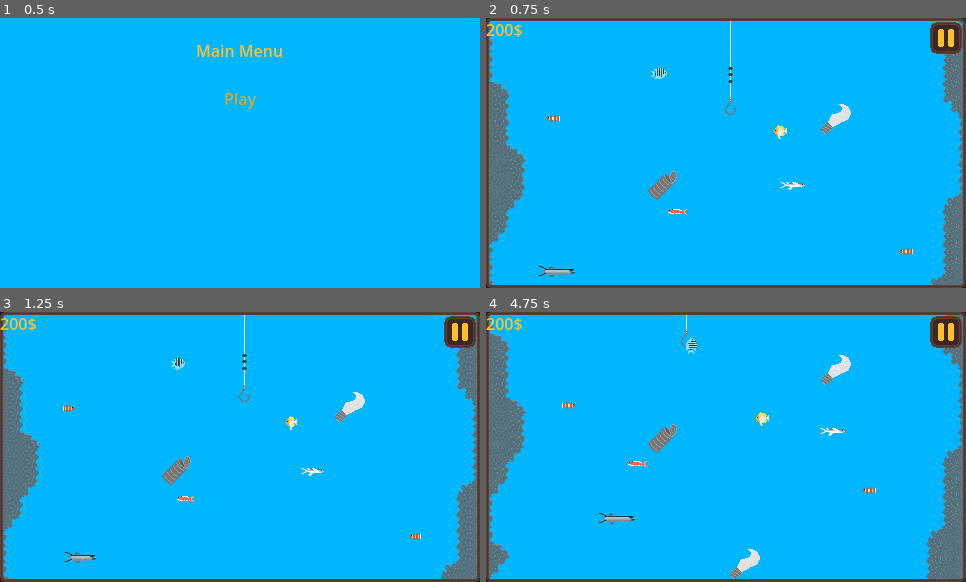
Above: before the commit, frames 1-4 (two rows, left to right).
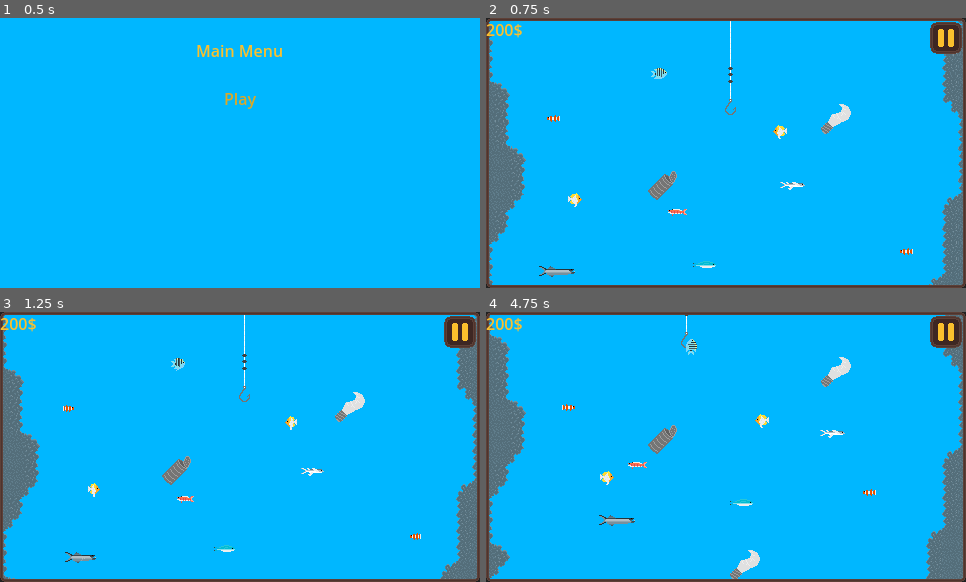
Above: after the commit, the same moments.

Repository: RaddiZeCat/HookLineAndSinkerGodot
Game: Godot game, scene res://Maps/main_menu.tscn
The game is run twice, just before and just after one commit, with the same random seed, the same clock (stepped at 60 frames per second) and the same inputs.
Inputs (mouse positions are in pixels of both pictures, inside the frame that each line leads up to):
- Up to frame 1 (0.5 s): no input
- Up to frame 2 (0.75 s): click "Play" at 0.5 s
- Up to frame 3 (1.25 s): no input
- Up to frame 4 (4.75 s): move the mouse to (702, 501) at 1.27 s; press the mouse at (702, 501) at 1.28 s; hold W (move_up) 1.28-2.78 s; move the mouse to (870, 487) at 2.02 s; release the mouse at (870, 487) at 2.03 s; click (870, 487) at 2.1 s; move the mouse to (582, 406) at 2.77 s; press the mouse at (582, 406) at 2.78 s; hold A (move_left) 2.78-4.28 s; move the mouse to (750, 447) at 3.52 s; release the mouse at (750, 447) at 3.53 s; click (750, 447) at 3.6 s; move the mouse to (654, 379) at 4.27 s; press the mouse at (654, 379) at 4.28 s; hold S (move_down) from 4.28 s (still down)

Frame 1 is identical in both runs. In frame 2, 0.2% of the frame differs, in the area x 17-48%, y 64-93%; in frame 3, 0.1%; in frame 4, 1.9%, in the area x 0-100%, y 1-99%.

Commit message:
more fish

Diff:
--- a/Maps/ocean_scene.tscn
+++ b/Maps/ocean_scene.tscn
@@ -34,6 +34,8 @@
 [ext_resource type="PackedScene" uid="uid://bnyy22nas5adi" path="res://Prefabs/yellowfin.tscn" id="30_jxxx1"]
 [ext_resource type="PackedScene" uid="uid://bjdq1dk4vy0k" path="res://Prefabs/marlin.tscn" id="31_ec43r"]
 [ext_resource type="PackedScene" uid="uid://djva6vjmakg03" path="res://Prefabs/birdnosed.tscn" id="32_v5x4y"]
+[ext_resource type="PackedScene" uid="uid://biqa2au4jlihs" path="res://Prefabs/lunar.tscn" id="34_xeyti"]
+[ext_resource type="PackedScene" uid="uid://cnxvknyrn3rqg" path="res://Prefabs/mahi.tscn" id="36_w3sw8"]
 
 [sub_resource type="RectangleShape2D" id="RectangleShape2D_km7mu"]
 size = Vector2(480, 4)
@@ -171,6 +173,54 @@
 }
 point_count = 5
 
+[sub_resource type="Curve2D" id="Curve2D_vebfn"]
+_data = {
+"points": PackedVector2Array(0, 0, 0, 0, -47, 297, 0, 0, 0, 0, 29, 238, 0, 0, 0, 0, 85, 274, 0, 0, 0, 0, -47, 297)
+}
+point_count = 4
+
+[sub_resource type="Curve2D" id="Curve2D_x6rkv"]
+_data = {
+"points": PackedVector2Array(0, 0, 0, 0, 65, 426, 0, 0, 0, 0, 121, 400, 0, 0, 0, 0, 253, 453, 0, 0, 0, 0, 84, 446, 0, 0, 0, 0, 65, 426)
+}
+point_count = 5
+
+[sub_resource type="Curve2D" id="Curve2D_btswe"]
+_data = {
+"points": PackedVector2Array(0, 0, 0, 0, 214, 465, 0, 0, 0, 0, 148, 476, 0, 0, 0, 0, 239, 505, 0, 0, 0, 0, 301, 469, 0, 0, 0, 0, 305, 416, 0, 0, 0, 0, 214, 465)
+}
+point_count = 6
+
+[sub_resource type="Curve2D" id="Curve2D_l7qpu"]
+_data = {
+"points": PackedVector2Array(0, 0, 0, 0, 98, 183, 0, 0, 0, 0, 165, 154, 0, 0, 0, 0, 215, 180, 0, 0, 0, 0, 167, 230, 0, 0, 0, 0, 133, 255, 0, 0, 0, 0, 104, 249, 0, 0, 0, 0, 77, 217, 0, 0, 0, 0, 97, 183, 0, 0, 0, 0, 98, 183)
+}
+point_count = 9
+
+[sub_resource type="Curve2D" id="Curve2D_tppia"]
+_data = {
+"points": PackedVector2Array(0, 0, 0, 0, 49, 556, 0, 0, 0, 0, -81, 550, 0, 0, 0, 0, -67, 570, 0, 0, 0, 0, 76, 565, 0, 0, 0, 0, 49, 556)
+}
+point_count = 5
+
+[sub_resource type="Curve2D" id="Curve2D_qh2rb"]
+_data = {
+"points": PackedVector2Array(0, 0, 0, 0, -49, 512, 0, 0, 0, 0, 15, 478, 0, 0, 0, 0, 28, 523, 0, 0, 0, 0, -49, 512, 0, 0, 0, 0, -99, 509, 0, 0, 0, 0, -49, 512)
+}
+point_count = 6
+
+[sub_resource type="Curve2D" id="Curve2D_u2jmf"]
+_data = {
+"points": PackedVector2Array(0, 0, 0, 0, 65, 487, 0, 0, 0, 0, 204, 513, 0, 0, 0, 0, 155, 541, 0, 0, 0, 0, 65, 487)
+}
+point_count = 4
+
+[sub_resource type="Curve2D" id="Curve2D_7p2mm"]
+_data = {
+"points": PackedVector2Array(0, 0, 0, 0, -33, 116, 0, 0, 0, 0, 44, 176, 0, 0, 0, 0, 77, 158, 0, 0, 0, 0, 34, 125, 0, 0, 0, 0, 25, 99, 0, 0, 0, 0, -33, 116)
+}
+point_count = 6
+
 [node name="OceanScene" type="Node2D"]
 process_mode = 1
 script = ExtResource("1_i2hc8")
@@ -832,18 +882,18 @@
 position = Vector2(-56, 35)
 rotation = 1.09128
 
-[node name="WolfHerring" type="Node" parent="Fish&Paths"]
-
-[node name="Path2D" type="Path2D" parent="Fish&Paths/WolfHerring"]
+[node name="Herring" type="Node" parent="Fish&Paths"]
+
+[node name="Path2D" type="Path2D" parent="Fish&Paths/Herring"]
 curve = SubResource("Curve2D_j6rte")
 script = ExtResource("5_w1pj5")
 speed = 15.0
 
-[node name="PathFollow2D" type="PathFollow2D" parent="Fish&Paths/WolfHerring/Path2D"]
+[node name="PathFollow2D" type="PathFollow2D" parent="Fish&Paths/Herring/Path2D"]
 position = Vector2(-52, 189)
 rotation = -0.0855053
 
-[node name="Clownfish" parent="Fish&Paths/WolfHerring" node_paths=PackedStringArray("PathPoint") instance=ExtResource("6_ud18k")]
+[node name="Clownfish" parent="Fish&Paths/Herring" node_paths=PackedStringArray("PathPoint") instance=ExtResource("6_ud18k")]
 position = Vector2(-51, 189)
 PathPoint = NodePath("../Path2D/PathFollow2D")
 
@@ -998,6 +1048,118 @@
 [node name="PathFollow2D" type="PathFollow2D" parent="Fish&Paths/Birdnosed/Path2D"]
 position = Vector2(12, 349)
 rotation = -0.677708
+
+[node name="Lunar" type="Node" parent="Fish&Paths"]
+
+[node name="Clownfish" parent="Fish&Paths/Lunar" node_paths=PackedStringArray("PathPoint") instance=ExtResource("34_xeyti")]
+position = Vector2(-47, 297)
+PathPoint = NodePath("../Path2D/PathFollow2D")
+
+[node name="Path2D" type="Path2D" parent="Fish&Paths/Lunar"]
+curve = SubResource("Curve2D_vebfn")
+script = ExtResource("5_w1pj5")
+
+[node name="PathFollow2D" type="PathFollow2D" parent="Fish&Paths/Lunar/Path2D"]
+position = Vector2(-47, 297)
+rotation = -0.660132
+
+[node name="Seargant2" type="Node" parent="Fish&Paths"]
+
+[node name="Clownfish" parent="Fish&Paths/Seargant2" node_paths=PackedStringArray("PathPoint") instance=ExtResource("27_kok5f")]
+position = Vector2(65, 427)
+PathPoint = NodePath("../Path2D/PathFollow2D")
+
+[node name="Path2D" type="Path2D" parent="Fish&Paths/Seargant2"]
+curve = SubResource("Curve2D_x6rkv")
+script = ExtResource("5_w1pj5")
+
+[node name="PathFollow2D" type="PathFollow2D" parent="Fish&Paths/Seargant2/Path2D"]
+position = Vector2(65, 426)
+rotation = -0.43467
+
+[node name="Triggerfish2" type="Node" parent="Fish&Paths"]
+
+[node name="Clownfish" parent="Fish&Paths/Triggerfish2" node_paths=PackedStringArray("PathPoint") instance=ExtResource("28_811y7")]
+position = Vector2(214, 465)
+PathPoint = NodePath("../Path2D/PathFollow2D")
+
+[node name="Path2D" type="Path2D" parent="Fish&Paths/Triggerfish2"]
+curve = SubResource("Curve2D_btswe")
+
+[node name="PathFollow2D" type="PathFollow2D" parent="Fish&Paths/Triggerfish2/Path2D"]
+position = Vector2(214, 465)
+rotation = 2.97644
+
+[node name="Lunar2" type="Node" parent="Fish&Paths"]
+
+[node name="Clownfish" parent="Fish&Paths/Lunar2" node_paths=PackedStringArray("PathPoint") instance=ExtResource("34_xeyti")]
+position = Vector2(99, 183)
+PathPoint = NodePath("../Path2D/PathFollow2D")
+
+[node name="Path2D" type="Path2D" parent="Fish&Paths/Lunar2"]
+curve = SubResource("Curve2D_l7qpu")
+script = ExtResource("5_w1pj5")
+
+[node name="PathFollow2D" type="PathFollow2D" parent="Fish&Paths/Lunar2/Path2D"]
+position = Vector2(98, 183)
+rotation = -0.408489
+
+[node name="Mahi" type="Node" parent="Fish&Paths"]
+
+[node name="Clownfish" parent="Fish&Paths/Mahi" node_paths=PackedStringArray("PathPoint") instance=ExtResource("36_w3sw8")]
+position = Vector2(49, 556)
+PathPoint = NodePath("../Path2D/PathFollow2D")
+
+[node name="Path2D" type="Path2D" parent="Fish&Paths/Mahi"]
+curve = SubResource("Curve2D_tppia")
+script = ExtResource("5_w1pj5")
+speed = 15.0
+
+[node name="PathFollow2D" type="PathFollow2D" parent="Fish&Paths/Mahi/Path2D"]
+position = Vector2(49, 556)
+rotation = -3.09547
+
+[node name="Clownfish3" type="Node" parent="Fish&Paths"]
+
+[node name="Clownfish" parent="Fish&Paths/Clownfish3" node_paths=PackedStringArray("PathPoint") instance=ExtResource("4_b8lfq")]
+position = Vector2(-49, 512)
+PathPoint = NodePath("../Path2D/PathFollow2D")
+
+[node name="Path2D" type="Path2D" parent="Fish&Paths/Clownfish3"]
+curve = SubResource("Curve2D_qh2rb")
+script = ExtResource("5_w1pj5")
+
+[node name="PathFollow2D" type="PathFollow2D" parent="Fish&Paths/Clownfish3/Path2D"]
+position = Vector2(-49, 512)
+rotation = -0.488334
+
+[node name="Grubfish2" type="Node" parent="Fish&Paths"]
+
+[node name="Clownfish" parent="Fish&Paths/Grubfish2" node_paths=PackedStringArray("PathPoint") instance=ExtResource("25_by5vp")]
+position = Vector2(64, 487)
+PathPoint = NodePath("../Path2D/PathFollow2D")
+
+[node name="Path2D" type="Path2D" parent="Fish&Paths/Grubfish2"]
+curve = SubResource("Curve2D_u2jmf")
+script = ExtResource("5_w1pj5")
+
+[node name="PathFollow2D" type="PathFollow2D" parent="Fish&Paths/Grubfish2/Path2D"]
+position = Vector2(65, 487)
+rotation = 0.184914
+
+[node name="Pyramid2" type="Node" parent="Fish&Paths"]
+
+[node name="Clownfish" parent="Fish&Paths/Pyramid2" node_paths=PackedStringArray("PathPoint") instance=ExtResource("26_yfipt")]
+position = Vector2(-33, 116)
+PathPoint = NodePath("../Path2D/PathFollow2D")
+
+[node name="Path2D" type="Path2D" parent="Fish&Paths/Pyramid2"]
+curve = SubResource("Curve2D_7p2mm")
+script = ExtResource("5_w1pj5")
+
+[node name="PathFollow2D" type="PathFollow2D" parent="Fish&Paths/Pyramid2/Path2D"]
+position = Vector2(-33, 116)
+rotation = 0.661942
 
 [node name="Trash" parent="Fish&Paths" instance=ExtResource("10_kkswm")]
 position = Vector2(57, 103)
--- a/Prefabs/seargant.tscn
+++ b/Prefabs/seargant.tscn
@@ -46,7 +46,7 @@
 height = 14.0
 
 [sub_resource type="CircleShape2D" id="CircleShape2D_uf3ol"]
-radius = 21.0
+radius = 25.02
 
 [node name="Clownfish" type="CharacterBody2D"]
 position = Vector2(0, -1)
--- a/Prefabs/triggerfish.tscn
+++ b/Prefabs/triggerfish.tscn
@@ -46,7 +46,7 @@
 height = 18.0
 
 [sub_resource type="CircleShape2D" id="CircleShape2D_uf3ol"]
-radius = 15.0
+radius = 22.0
 
 [node name="Clownfish" type="CharacterBody2D"]
 position = Vector2(0, -1)
Not shown: 1 places in Maps/ocean_scene.tscn that only renumber resources
